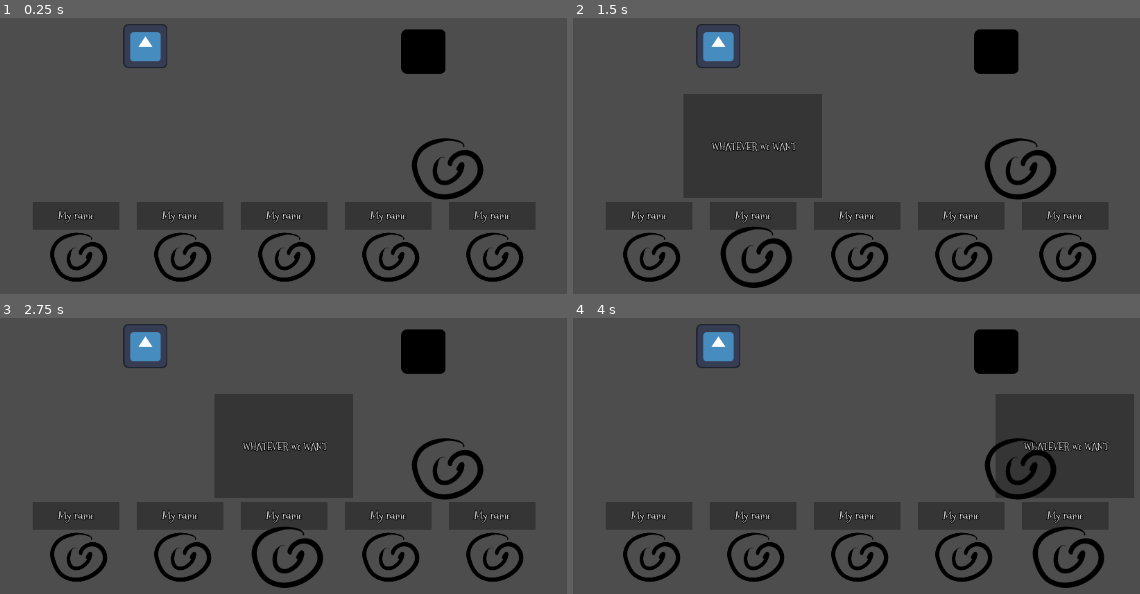
Above: before the commit, frames 1-4 (two rows, left to right).
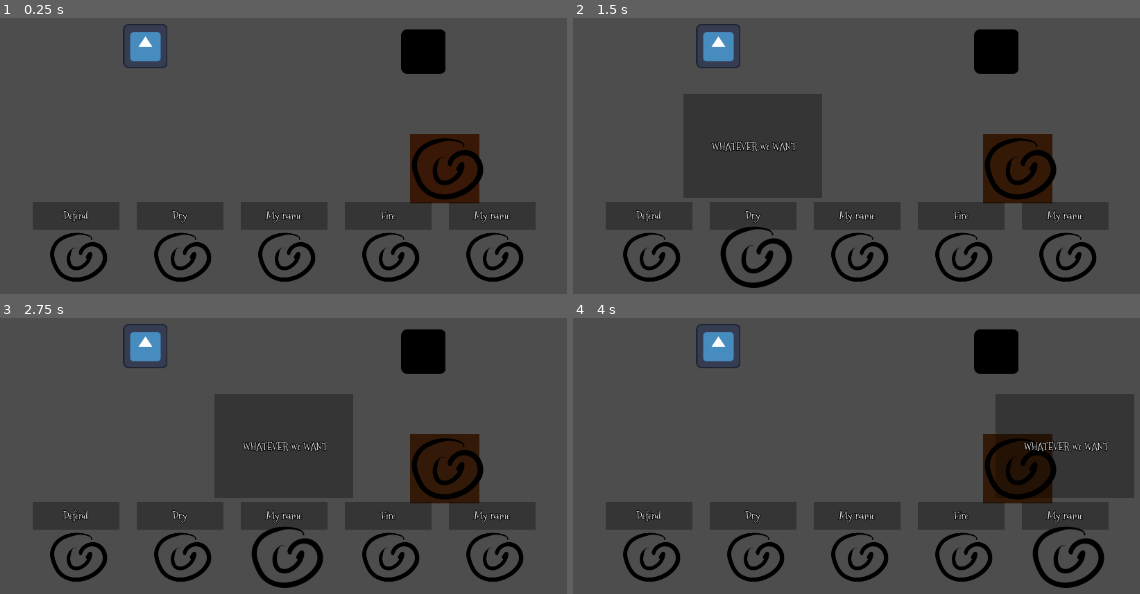
Above: after the commit, the same moments.

Repository: Ofir160/Alice-in-biscuitland
Game: Godot game, scene res://Scenes/battle.tscn
Same seed, same stepped clock (60 frames per second), same inputs: the game is played once before the commit and once after it. The engine's default icon, where the game draws it, is replaced by a stand-in: a white triangle on a blue panel in a dark square.
Inputs (mouse positions are in pixels of both pictures, inside the frame that each line leads up to):
- Up to frame 1 (0.25 s): no input
- Up to frame 2 (1.5 s): tap Enter at 0.5 s; move the mouse to (646, 258) at 0.52 s; click (646, 258) at 0.6 s; tap Space at 1.25 s; move the mouse to (754, 258) at 1.27 s; click (754, 258) at 1.35 s
- Up to frame 3 (2.75 s): tap Enter at 2 s; move the mouse to (283, 558) at 2.02 s; click (283, 558) at 2.1 s
- Up to frame 4 (4 s): tap Space at 2.75 s; move the mouse to (964, 558) at 2.77 s; click (964, 558) at 2.85 s; tap Enter at 3.5 s; move the mouse to (1066, 558) at 3.52 s; click (1066, 558) at 3.6 s

The runs differ from the first frame. In frame 1, 2.6% of the frame differs, in the area x 10-85%, y 42-75%; in frame 2, 2.6%; in frame 3, 2.6%; in frame 4, 2.5%.

Commit message:
Minor updates adding tea system and dryness etc.

Diff:
--- a/alice-in-biscuitland/Scenes/battle.tscn
+++ b/alice-in-biscuitland/Scenes/battle.tscn
@@ -6,6 +6,9 @@
 [ext_resource type="PackedScene" uid="uid://cavaphfau3v73" path="res://Scenes/teacup.tscn" id="3_1ruyk"]
 [ext_resource type="PackedScene" uid="uid://bibjx7qtlym8v" path="res://Scenes/enemy.tscn" id="4_1otgo"]
 [ext_resource type="PackedScene" uid="uid://c51ytetp1qhe2" path="res://Scenes/player.tscn" id="5_pd5xk"]
+
+[sub_resource type="QuadMesh" id="QuadMesh_f6xt6"]
+size = Vector2(200, 200)
 
 [node name="Battle" type="Node"]
 
@@ -16,15 +19,27 @@
 
 [node name="Biscuit" parent="InitialBiscuits" instance=ExtResource("2_oxf17")]
 position = Vector2(1699, 1391)
+cardName = "Dry"
 Img = "res://Assets/Sprites/placeholder.png"
+dryness = 30
+defense = 0
+special = 0
 
 [node name="Biscuit2" parent="InitialBiscuits" instance=ExtResource("2_oxf17")]
 position = Vector2(1699, 1391)
+cardName = "Defend"
 Img = "res://Assets/Sprites/placeholder.png"
+dryness = 0
+special = 0
 
 [node name="Biscuit3" parent="InitialBiscuits" instance=ExtResource("2_oxf17")]
 position = Vector2(1699, 1391)
+cardName = "Fire"
 Img = "res://Assets/Sprites/placeholder.png"
+dryness = 0
+defense = 0
+special = 0
+onDunkSpecial = 1
 
 [node name="Biscuit4" parent="InitialBiscuits" instance=ExtResource("2_oxf17")]
 position = Vector2(1699, 1391)
@@ -104,7 +119,13 @@
 position = Vector2(-401, -160)
 
 [node name="Teacup" parent="Turn Manager" instance=ExtResource("3_1ruyk")]
+z_index = -1
 position = Vector2(462, 195)
+
+[node name="Tea" type="MeshInstance2D" parent="Turn Manager/Teacup"]
+self_modulate = Color(0.229563, 0.091267, 0.0290638, 1)
+show_behind_parent = true
+mesh = SubResource("QuadMesh_f6xt6")
 
 [node name="Timer" type="Timer" parent="Turn Manager"]
 one_shot = true
--- a/alice-in-biscuitland/Scripts/hand.gd
+++ b/alice-in-biscuitland/Scripts/hand.gd
@@ -139,13 +139,26 @@
 			if teacup.hovering:
 				# Dunked biscuit
 				currentBiscuit.isDunked = true
+				match currentBiscuit.onDunkSpecial:
+					1:
+						#FIRE EFFECT
+						teacup.teaLevel=100.0
+						teacup.get_node("Tea").self_modulate=Color(1,0.2,0.15,1)
 				play_biscuit(currentBiscuit)
 			elif player.hovering:
 				# Ate biscuit
-				play_biscuit(currentBiscuit)
+				##DRINK TEA
+				##ONLY ALLOWED IF NOT AN ONDUNKSPECIAL TYPE
+				if currentBiscuit.onDunkSpecial==0:
+					teacup.sip(currentBiscuit.dryness)
+					play_biscuit(currentBiscuit)
+				else:currentBiscuit.reset()
 			elif enemy.hovering:
 				# Enemy ate biscuit
-				play_biscuit(currentBiscuit)
+				if currentBiscuit.onDunkSpecial==0:
+					##WHEN WE ADD ENEMY DRYNESS&TEA YOU CAN COPY MY CODE JUST ABOVE FOR THE PLAYER
+					play_biscuit(currentBiscuit)
+				else:currentBiscuit.reset()
 			else:
 				# Biscuit dropped
 				currentBiscuit.reset()
--- a/alice-in-biscuitland/Scripts/teacup.gd
+++ b/alice-in-biscuitland/Scripts/teacup.gd
@@ -1,5 +1,7 @@
 class_name Teacup
 extends Node2D
+
+var teaLevel=100.0
 
 var hovering : bool = false
 
@@ -9,3 +11,15 @@
 
 func _on_area_2d_mouse_exited() -> void:
 	hovering = false
+
+func sip(amount:int) -> void:
+	teaLevel-=amount
+	if teaLevel<=0:
+		teaLevel=0
+		print("You LOSE!!!")
+		#LOSE CODE
+
+func _process(delta: float) -> void:
+	$Tea.scale.y=lerp($Tea.scale.y,teaLevel/100,0.1)
+	$Tea.position.y=lerp($Tea.position.y,100-teaLevel,0.1)
+	$Tea.self_modulate=lerp($Tea.self_modulate,Color(.2,0.1,0.03,1),0.02)
Not shown: 1 places in alice-in-biscuitland/Scenes/battle.tscn that only renumber resources
